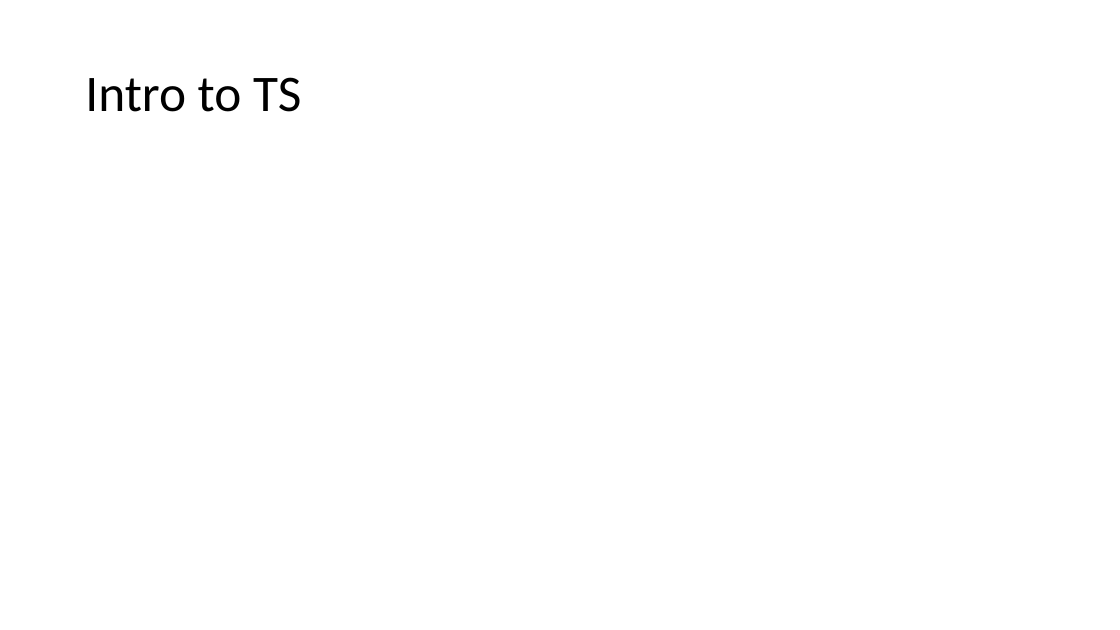
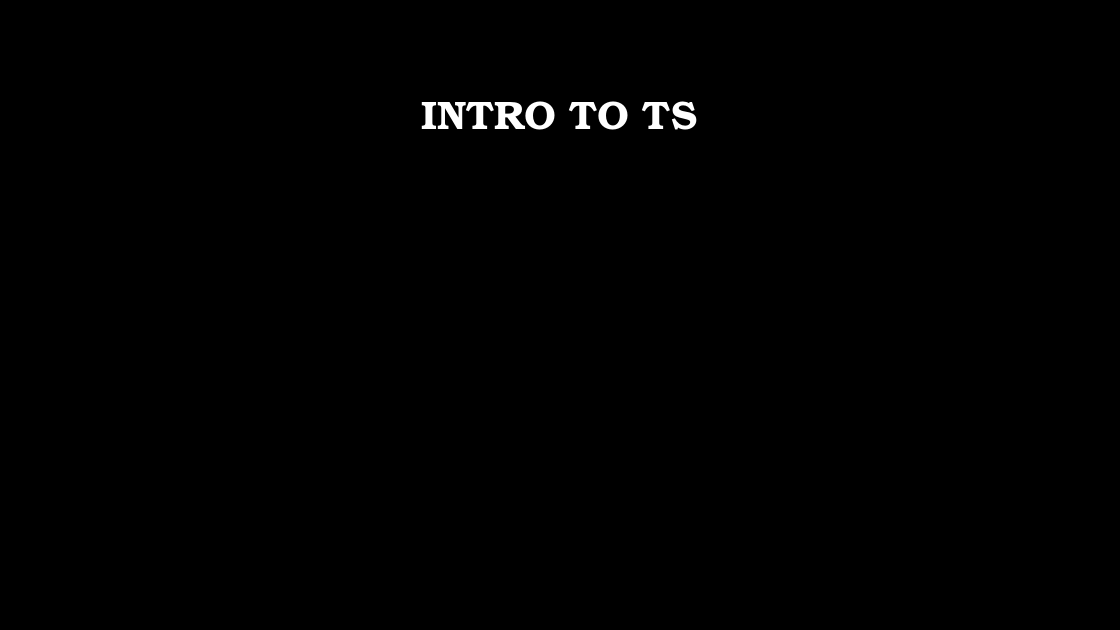
Before and after one commit to pratha19/Hourly_Energy_Consumption_Prediction, a slide deck: slide 8 of Capstone1_SDGE_ML.pptx (slide 5 before the commit). Drawn at 1120x630 pixels with LibreOffice and Linux fonts; fonts in the diff are those of the drawing; background and template pictures are left out. Boxes give left, top, right and bottom in pixels: in the first picture for what was removed or moved away, otherwise in the second. Text is boxed around its words. In the diff, an @@ line names an element or a change of style, - is before the commit and + after.

```diff
--- a/Capstone1_SDGE_ML.pptx
+++ b/Capstone1_SDGE_ML.pptx
@@ background #FFFFFF to picture (left out) @@
@@ title at [422, 101, 697, 130]: text changed; size 44 to 34 pt; font Calibri to TeX Gyre Bonum; text colour #000000 to #FFFFFF; bold on @@
-Intro to TS
+INTRO TO TS
```
Also in this commit, not shown: 11 other slides changed, 6 slides added, 3 slides removed, 1 other file.
